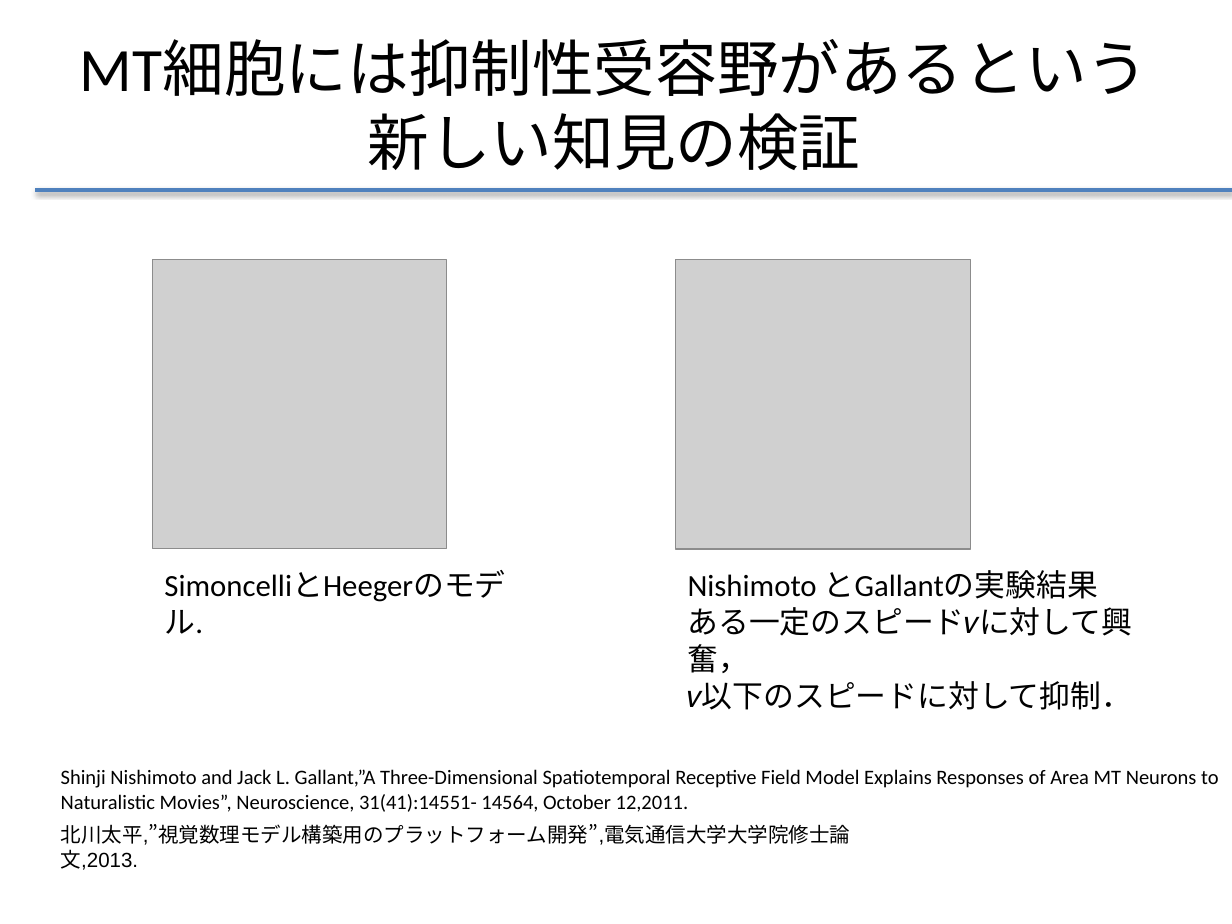
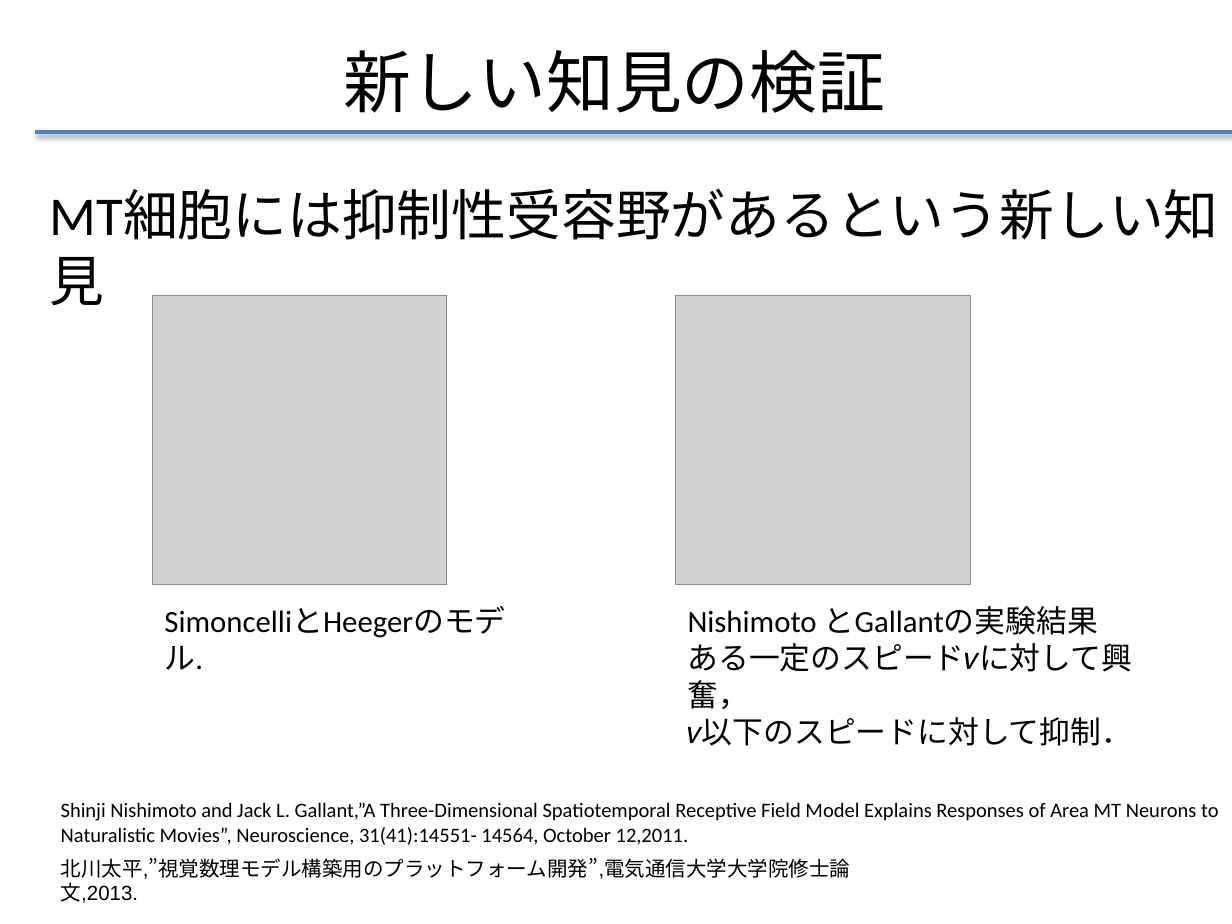
Before and after one commit to f-akazawa/akaz_uecdevelop, a slide deck: slide 7 of doc/中間発表資料.pptx. Drawn at 1232x924 pixels with LibreOffice and Linux fonts; fonts in the diff are those of the drawing; grey boxes stand for pictures. Boxes give left, top, right and bottom in pixels: in the first picture for what was removed or moved away, otherwise in the second. Text is boxed around its words. In the diff, an @@ line names an element or a change of style, - is before the commit and + after.

```diff
--- a/doc/中間発表資料.pptx
+++ b/doc/中間発表資料.pptx
@@ title at box(343, 50, 885, 113): text changed; size 36 to 39.6 pt @@
-MT細胞には抑制性受容野があるという
-新しい知見の検証
+新しい知見の検証
@@ line moved from (36, 190) - (1232, 190) to (36, 132) - (1232, 132) @@
@@ text added at box(37, 175, 1232, 254), 32 pt, text #000000 @@
+MT細胞には抑制性受容野があるという新しい知見
@@ 4 texts, 2 pictures: place and size @@
-4 texts, 2 pictures at box(61, 260, 1219, 870)
+4 texts, 2 pictures at box(61, 296, 1219, 903)
```
Also in this commit, not shown: 5 other slides changed, 1 slide added, 1 slide removed.
